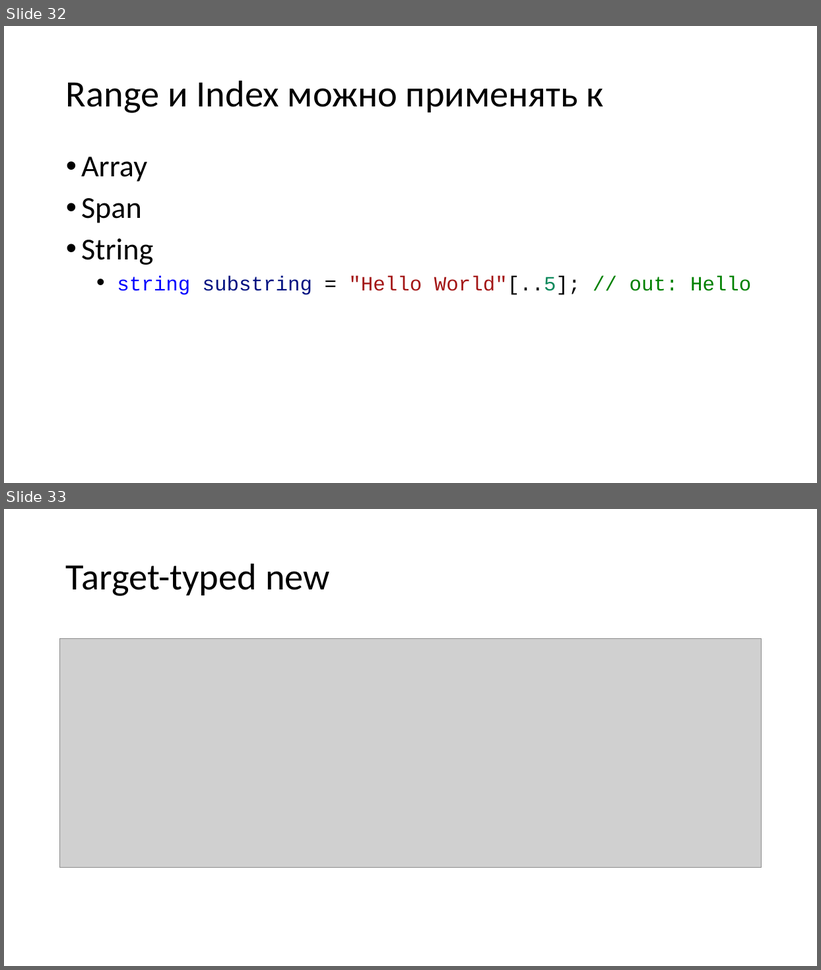
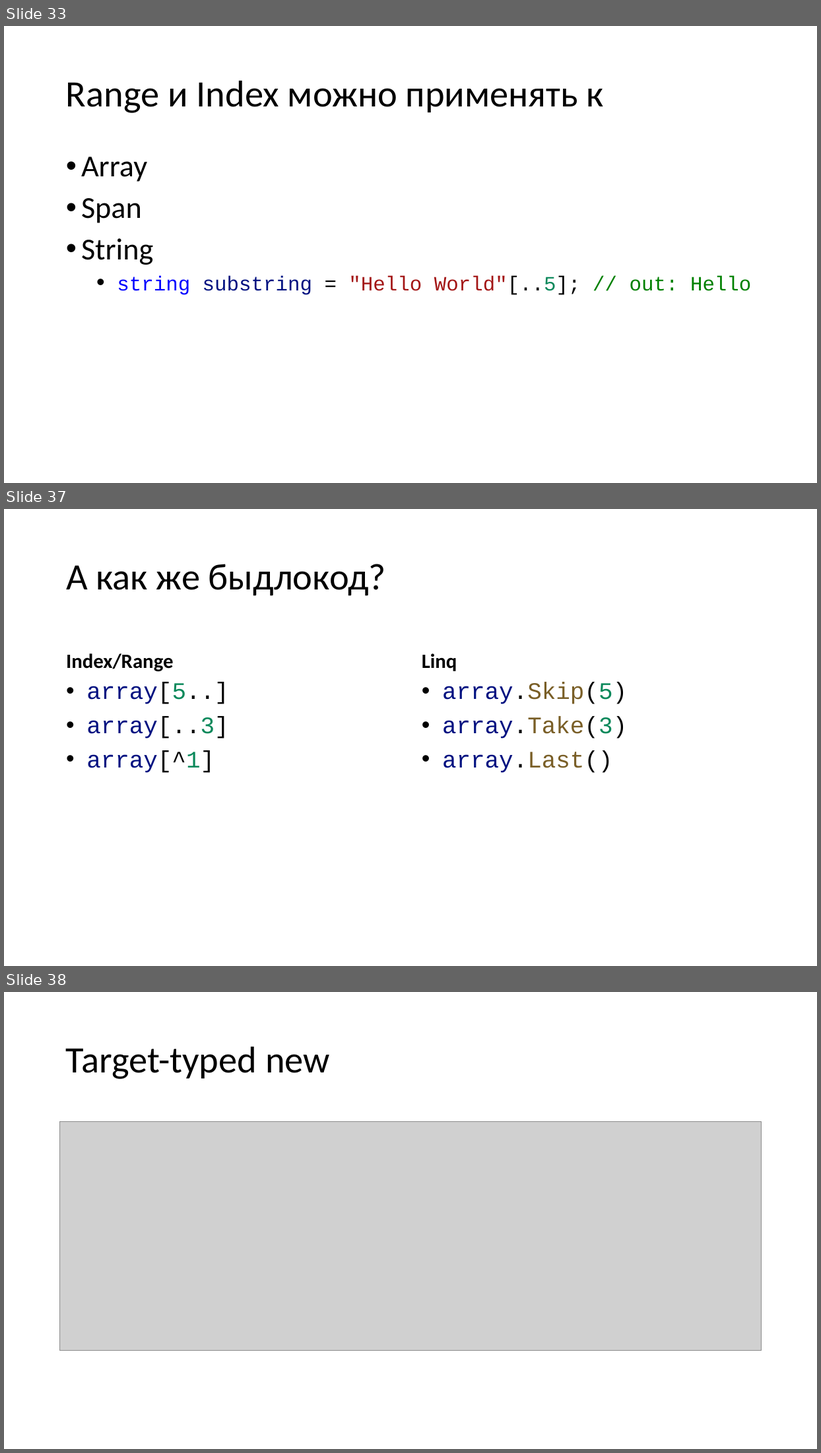
Before and after one commit to kugushev/presentations, a slide deck: Presentation.pptx. Shown one above the other, each under a label of ours: slides 32 and 33 before the commit, slides 33, 37 and 38 after it; the slides between them are not shown. The pictures are 821x970 and 821x1453 pixels, drawn with LibreOffice and Linux fonts; fonts in the diff are those of the drawing; grey boxes stand for pictures. Boxes give left, top, right and bottom in pixels: in the first picture for what was removed or moved away, otherwise in the second. Text is boxed around its words. In the diff, an @@ line names an element or a change of style, - is before the commit and + after.

Commit message:
finish ranges

```diff
--- a/Presentation.pptx
+++ b/Presentation.pptx
@@ slide 37 added at [4,509,817,966], background #FFFFFF @@
@@ title added at [66,564,386,596], 44 pt, text #000000 @@
+А как же быдлокод?
@@ text added at [66,654,173,672], 24 pt, text #000000, bold @@
+Index/Range
@@ text added at [422,654,457,671], 24 pt, text #000000, bold @@
+Linq
@@ text added at [86,683,228,773], 28 pt, text #001080 @@
+• array[5..]
+• array[..3]
+• array[^1]
@@ text added at [442,683,627,773], 28 pt, text #001080 @@
+• array.Skip(5)
+• array.Take(3)
+• array.Last()
@@ what was slide 32 is now slide 33 @@
@@ what was slide 33 is now slide 38 @@
```
Also in this commit, not shown: 8 slides changed, 4 other slides added, 1 slide removed, 3 other files.
